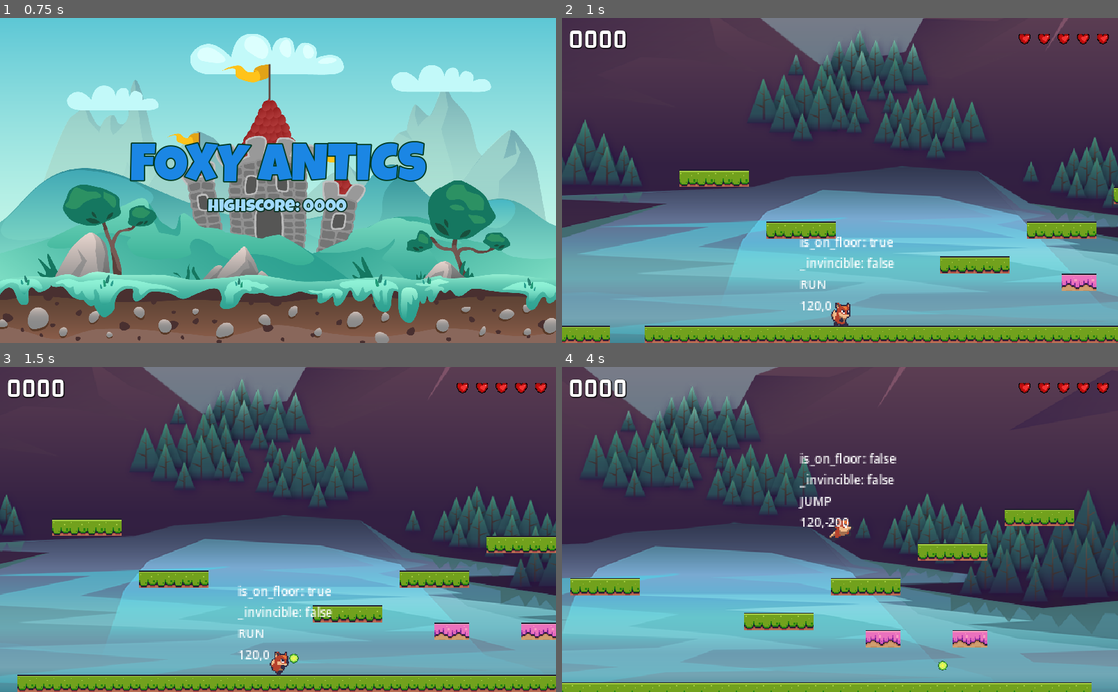
Above: before the commit, frames 1-4 (two rows, left to right).
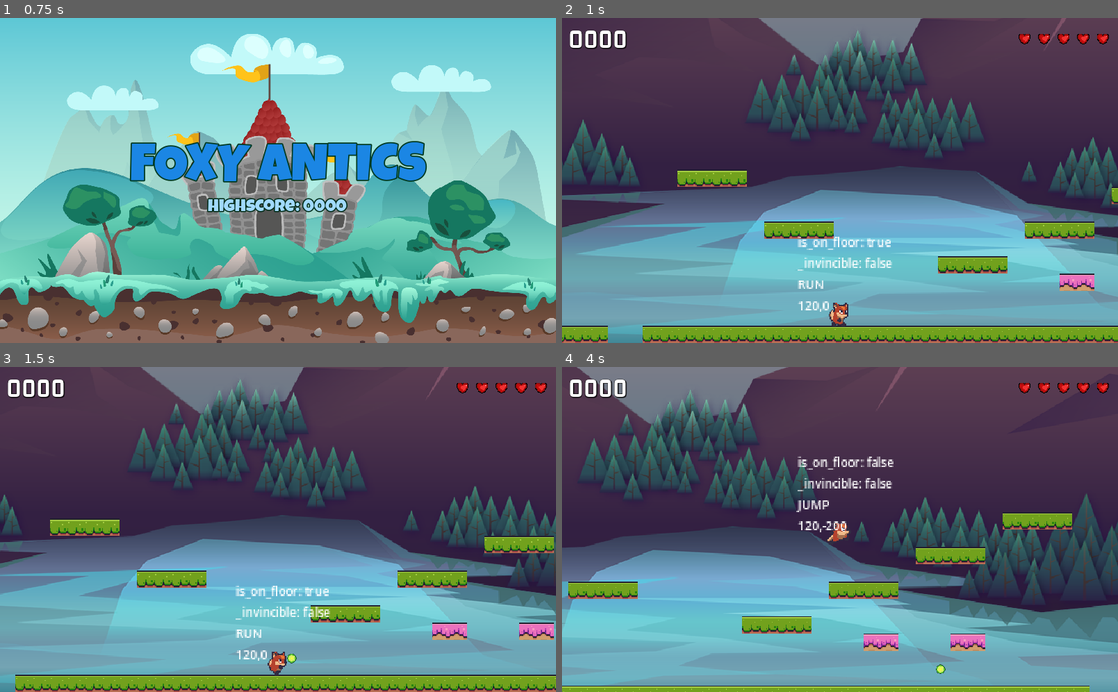
Above: after the commit, the same moments.

Repository: leobewater/godot-foxy-antics
Game: Godot game, scene res://main/main.tscn
Same seed, same stepped clock (60 frames per second), same inputs: the game is played once before the commit and once after it.
Inputs:
- Up to frame 1 (0.75 s): tap Enter at 0.5 s; hold Right (right) from 0.53 s (still down); tap Ctrl (shoot) at 0.6 s
- Up to frame 2 (1 s): keep holding Right (right); tap Space (jump) at 0.77 s
- Up to frame 3 (1.5 s): keep holding Right (right); tap Ctrl (shoot) at 1.35 s
- Up to frame 4 (4 s): tap Space (jump) at 1.52, 3.02, 3.77 s; release Right (right) at 2.03 s; hold Left (left) 2.03-2.78 s; tap Ctrl (shoot) at 2.1, 2.85, 3.6 s; hold Right (right) from 2.78 s (still down)

Frame 1 is identical in both runs. In frame 2, 6.7% of the frame differs, in the area x 0-100%, y 0-100%; in frame 3, 7.2%; in frame 4, 15%.

Commit message:
test loading main and next level scenes

Diff:
--- a/level_base/level_base.gd
+++ b/level_base/level_base.gd
@@ -7,14 +7,17 @@
 
 # Called when the node enters the scene tree for the first time.
 func _ready():
-	pass # Replace with function body.
+	Engine.time_scale = 1
 
 
-# Called every frame. 'delta' is the elapsed time since the previous frame.
-func _process(delta):
-	pass
-
-
-func _physics_process(delta):
+func _process(_delta):
 	# make camera follows player
 	player_cam.position = player.position
+
+	# test loading scenes
+	'''
+	if Input.is_action_just_pressed("left"):
+		GameManager.load_main_scene()
+	if Input.is_action_just_pressed("right"):
+		GameManager.load_next_level_scene()
+	'''
